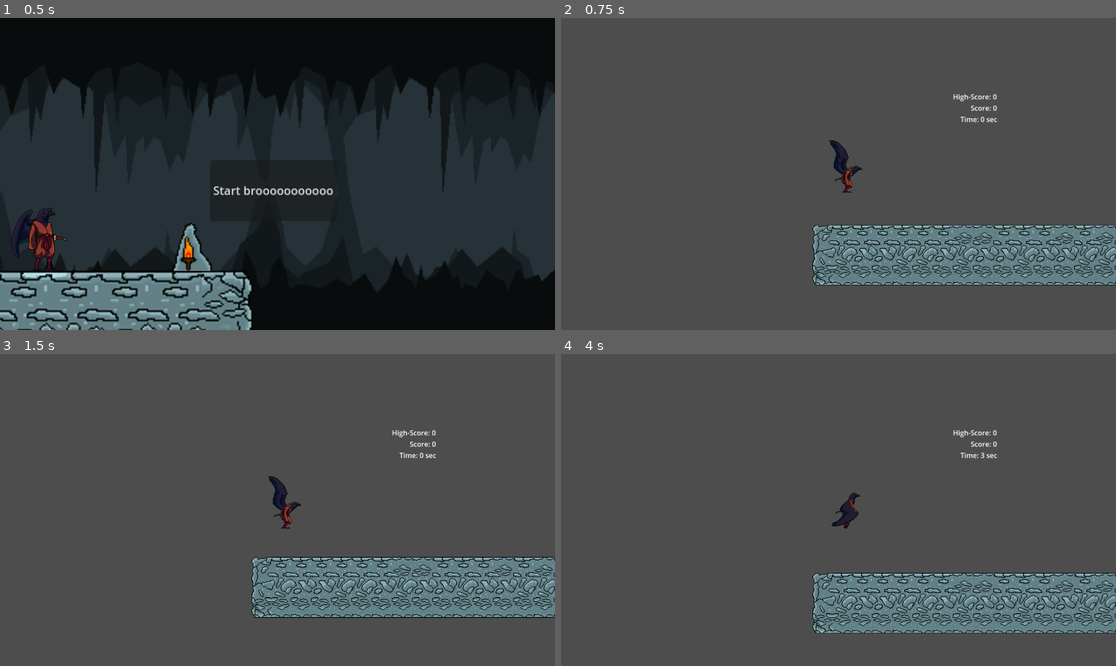
Above: before the commit, frames 1-4 (two rows, left to right).
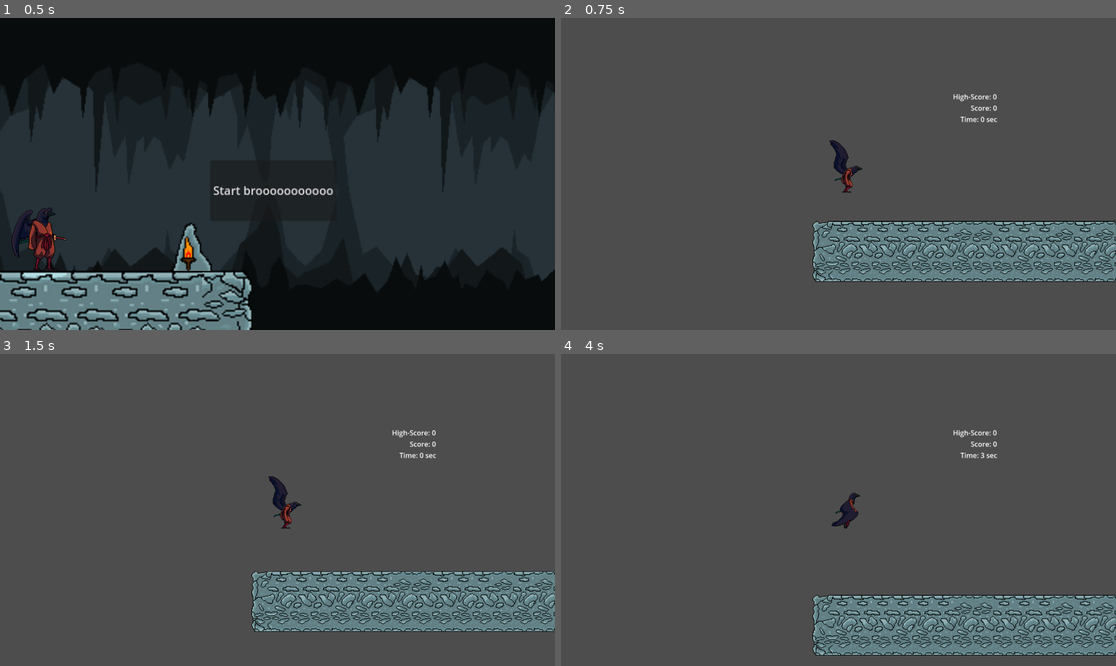
Above: after the commit, the same moments.

Repository: Neolanco/samurai-game
Game: Godot game, scene res://titlescreen.tscn
The game is run twice, just before and just after one commit, with the same random seed, the same clock (stepped at 60 frames per second) and the same inputs.
Inputs:
- Up to frame 1 (0.5 s): no input
- Up to frame 2 (0.75 s): click "Start brooooooooooo" at 0.5 s
- Up to frame 3 (1.5 s): tap Enter (ui_accept) at 1.25 s; hold W from 1.28 s (still down); hold Space from 1.28 s (still down)
- Up to frame 4 (4 s): keep holding W; tap Enter (ui_accept) at 1.52, 2.27, 3.77 s; release Space at 2.03 s; tap Shift at 2.1 s; hold Q 2.78-3.53 s; tap Space at 3.6 s

Frame 1 is identical in both runs. In frame 2, 6.4% of the frame differs, in the area x 45-100%, y 65-86%; in frame 3, 9.3%; in frame 4, 11%, in the area x 45-100%, y 70-97%.

Commit message:
improved movement

Diff:
--- a/player_1.gd
+++ b/player_1.gd
@@ -2,12 +2,12 @@
 
 # some consts
 # y
-const JUMP_VELOCITY = -600.0
-const AIR_JUMP_VELOCITY = -400.0
-const GRAVITY = 1600
+const JUMP_VELOCITY = -900.0
+const AIR_JUMP_VELOCITY = -600.0
+const GRAVITY = 2400
 # x
-const MAX_VELOCITY = Vector2(500, 1000)
-const ACCELERATION = 30.0
+const MAX_VELOCITY = Vector2(700, 1000)
+const ACCELERATION = 60.0
 const SLIDE = 0.2 # between 0 and 1
 # other
 const START_POS = Vector2(90, -200)
